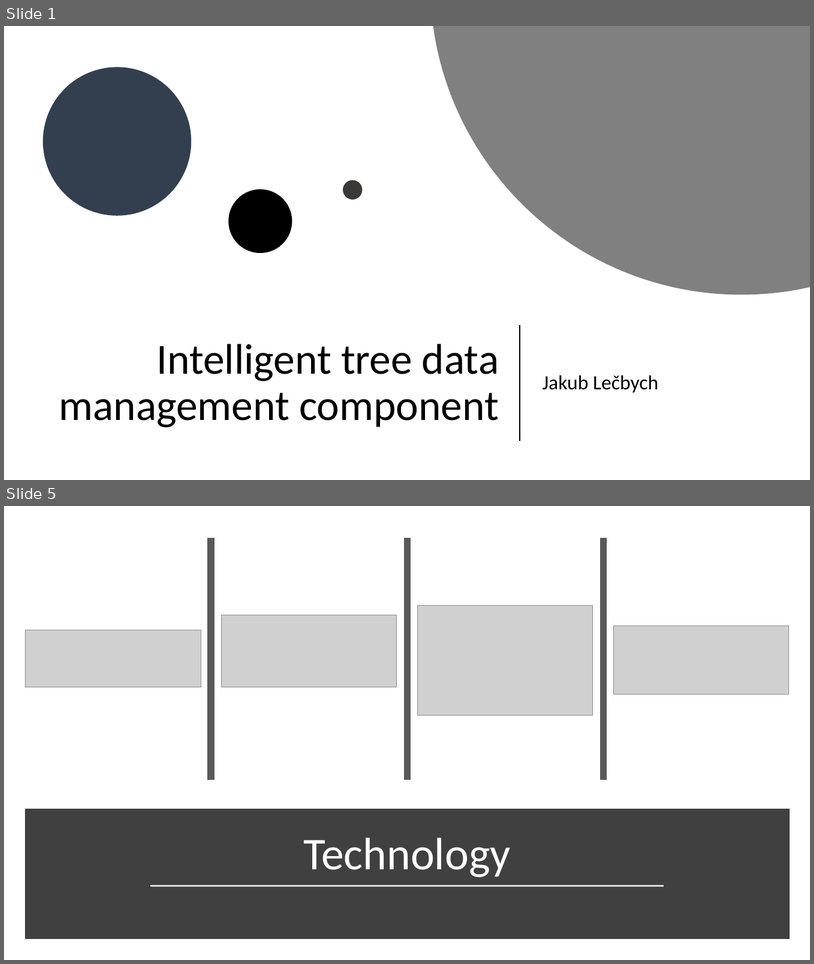
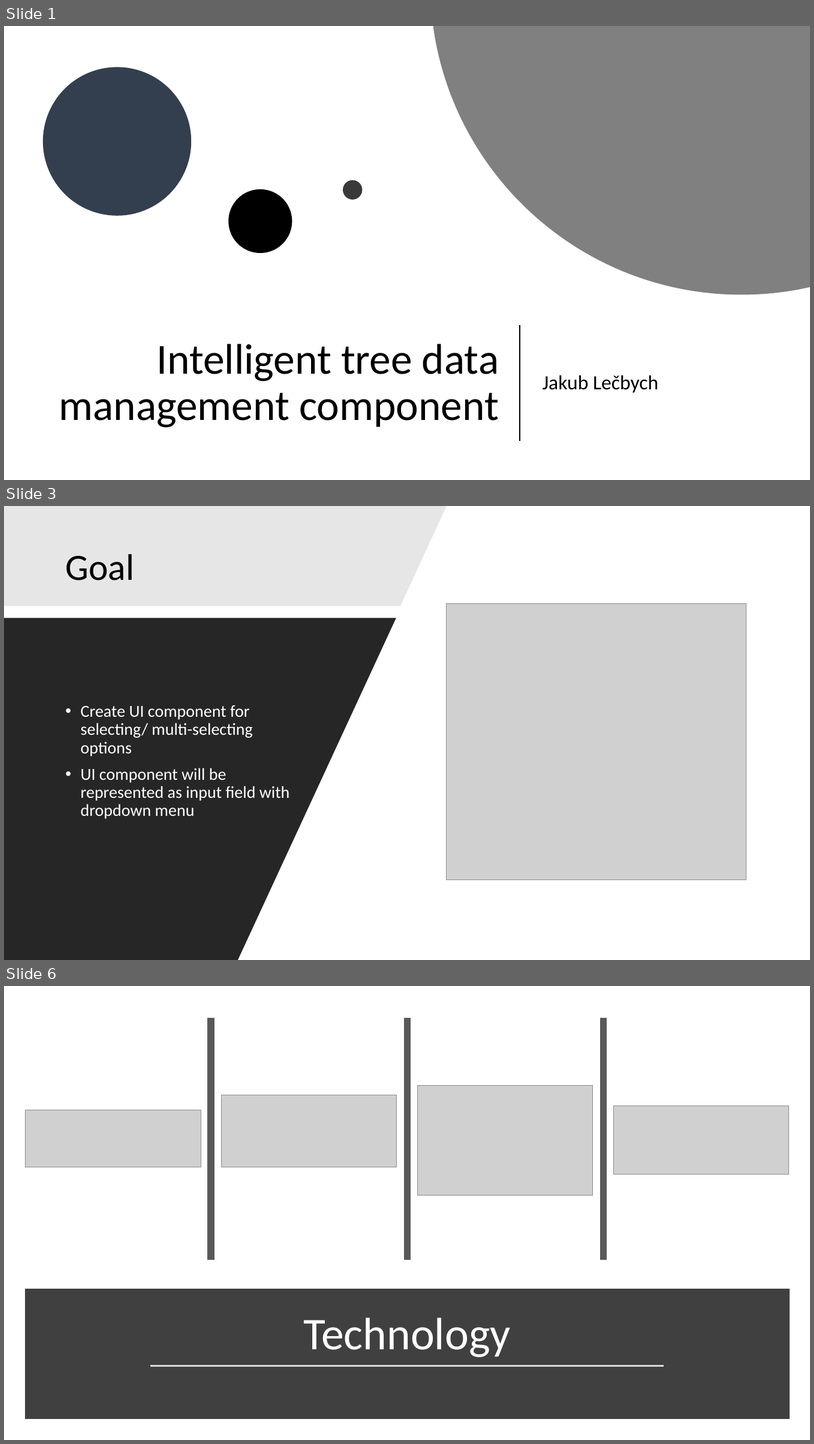
Before and after one commit to lecbyjak/intelligent-tree-select, a slide deck: documents/lecbyjak_bachlor_prezentation.pptx. Shown one above the other, each under a label of ours: slides 1 and 5 before the commit, slides 1, 3 and 6 after it; the slides between them are not shown. The pictures are 814x964 and 814x1444 pixels, drawn with LibreOffice and Linux fonts; fonts in the diff are those of the drawing; grey boxes stand for pictures. Boxes give left, top, right and bottom in pixels: in the first picture for what was removed or moved away, otherwise in the second. Text is boxed around its words. In the diff, an @@ line names an element or a change of style, - is before the commit and + after.

```diff
--- a/documents/lecbyjak_bachlor_prezentation.pptx
+++ b/documents/lecbyjak_bachlor_prezentation.pptx
@@ slide 3 added at (4, 506, 810, 960), background #FFFFFF @@
@@ freeform shape added at (4, 506, 447, 606), fill #E7E6E6 @@
@@ title added at (65, 554, 134, 580), 44 pt, text #000000 @@
+Goal
@@ picture added at (447, 603, 747, 879) @@
@@ freeform shape added at (4, 618, 396, 960), fill #000000 at 85% opacity @@
@@ text added at (81, 705, 290, 819), 20 pt, text #FFFFFF @@
+• Create UI component for selecting/ multi-selecting options
+• UI component will be represented as input field with dropdown menu
@@ what was slide 5 is now slide 6 @@
```
Also in this commit, not shown: 5 slides changed, 2 other slides added, 1 other file.
